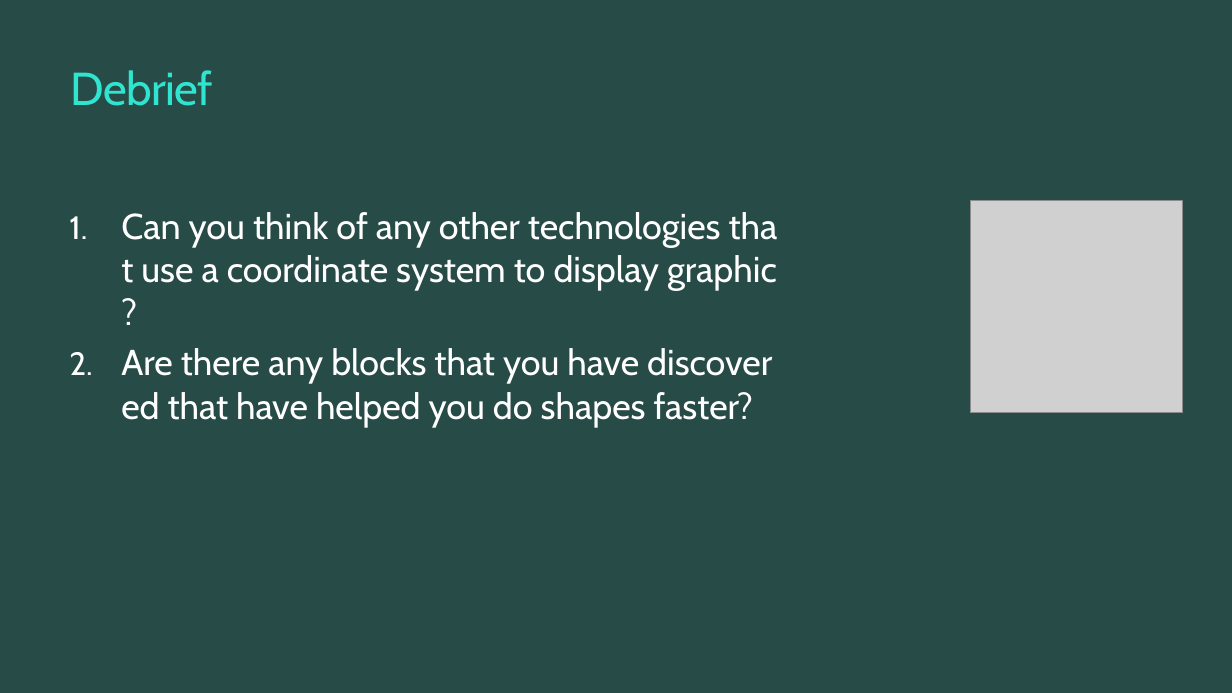
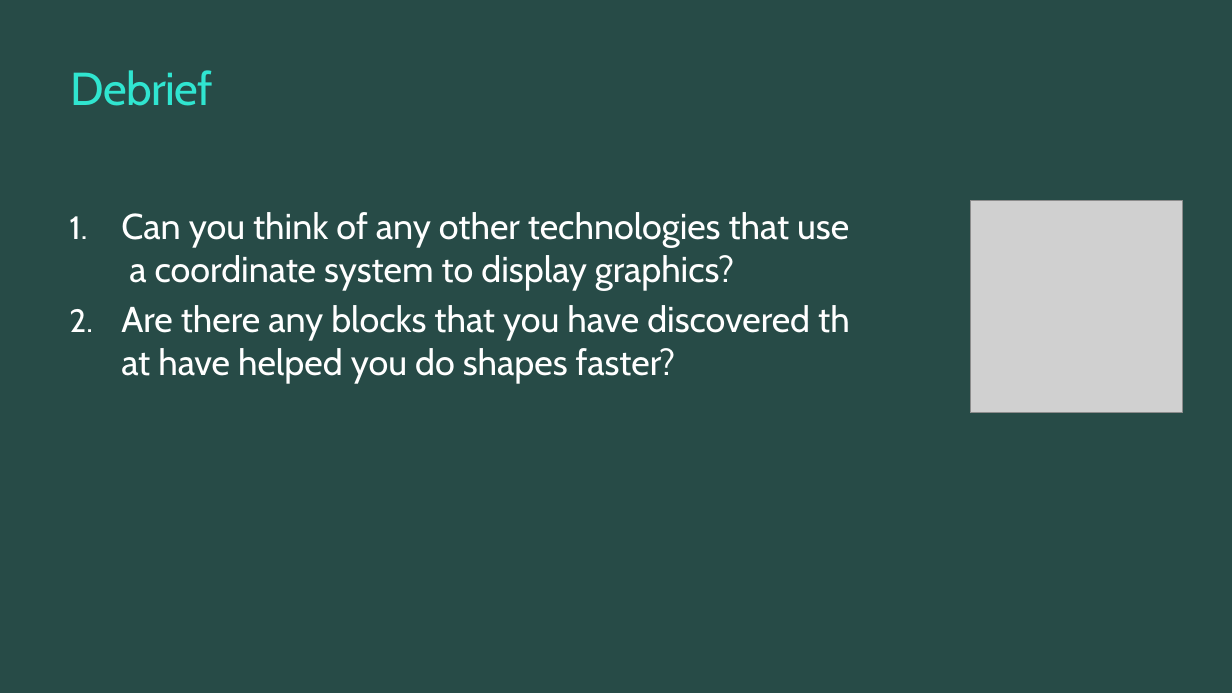
Before and after one commit to TEALSK12/introduction-to-computer-science, a slide deck: slide 11 of slidedecks/TEALS SNAP 0.5.pptx. Drawn at 1232x693 pixels with LibreOffice and Linux fonts; fonts in the diff are those of the drawing; grey boxes stand for pictures; background and template pictures are left out. Boxes give left, top, right and bottom in pixels: in the first picture for what was removed or moved away, otherwise in the second. Text is boxed around its words. In the diff, an @@ line names an element or a change of style, - is before the commit and + after.

Commit message:
Edited 0.5pptx

```diff
--- a/slidedecks/TEALS SNAP 0.5.pptx
+++ b/slidedecks/TEALS SNAP 0.5.pptx
@@ text at [121, 212, 849, 291]: text changed @@
-1. Can you think of any other technologies that use a coordinate system to display graphic?
+1. Can you think of any other technologies that use a coordinate system to display graphics?
```
Also in this commit, not shown: 1 other slide changed.
